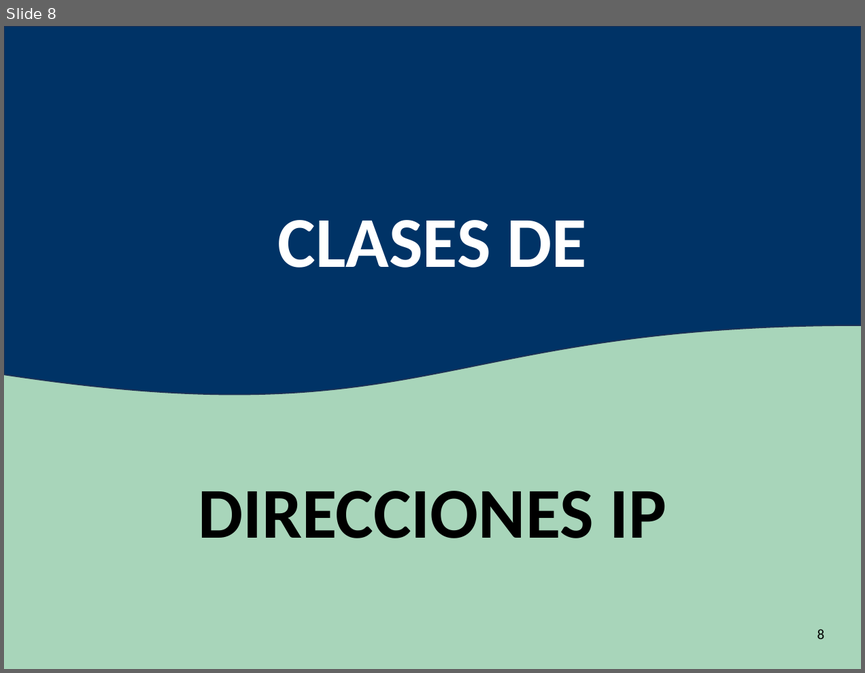
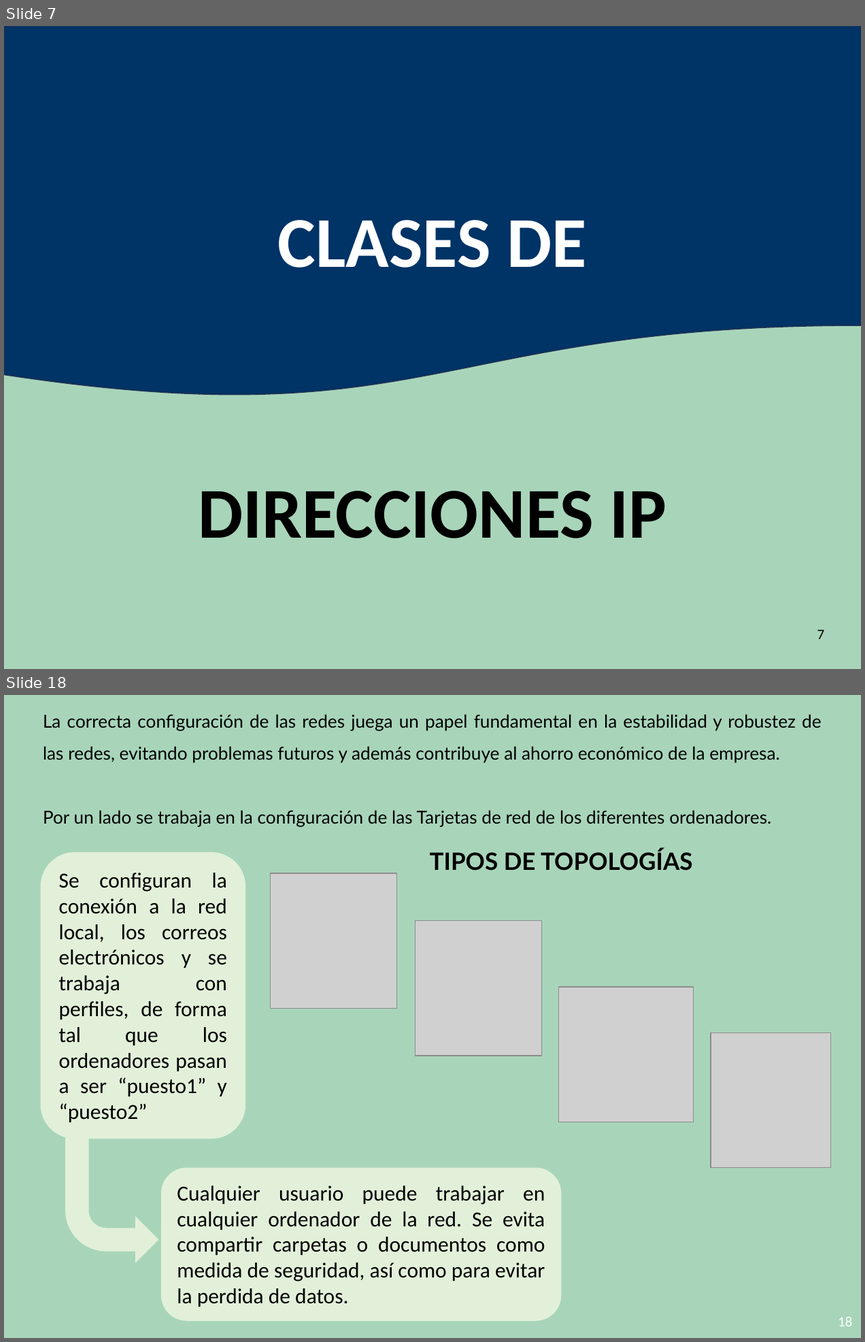
Before and after one commit to oloco2792/Universidad, a slide deck: REDES DE COMPUTADORA/UNIDAD X/UNIDAD X.pptx. Shown one above the other, each under a label of ours: slide 8 before the commit, slides 7 and 18 after it; the slides between them are not shown. The pictures are 865x673 and 865x1342 pixels, drawn with LibreOffice and Linux fonts; fonts in the diff are those of the drawing; grey boxes stand for pictures. Boxes give left, top, right and bottom in pixels: in the first picture for what was removed or moved away, otherwise in the second. Text is boxed around its words. In the diff, an @@ line names an element or a change of style, - is before the commit and + after.

```diff
--- a/REDES DE COMPUTADORA/UNIDAD X/UNIDAD X.pptx
+++ b/REDES DE COMPUTADORA/UNIDAD X/UNIDAD X.pptx
@@ slide 18 added at [4, 695, 861, 1338], background #A8D5BA @@
@@ text added at [43, 714, 821, 827], 15 pt, text #000000 @@
+La correcta configuración de las redes juega un papel fundamental en la estabilidad y robustez de las redes, evitando problemas futuros y además contribuye al ahorro económico de la empresa.
+Por un lado se trabaja en la configuración de las Tarjetas de red de los diferentes ordenadores.
@@ rounded rectangle added at [41, 852, 245, 1138], fill #E2F0D9, 18 pt, text #000000 @@
+Se configuran la conexión a la red local, los correos electrónicos y se trabaja con perfiles, de forma tal que los ordenadores pasan a ser “puesto1” y “puesto2”
@@ text added at [430, 849, 693, 870], 20 pt, text #000000, bold @@
+TIPOS DE TOPOLOGÍAS
@@ picture added at [271, 873, 397, 1008] @@
@@ picture added at [415, 920, 542, 1055] @@
@@ picture added at [558, 986, 693, 1121] @@
@@ picture added at [711, 1032, 831, 1167] @@
@@ bent arrow added at [66, 1129, 159, 1263], fill #E2F0D9 @@
@@ rounded rectangle added at [161, 1167, 561, 1321], fill #E2F0D9, 18 pt, text #000000 @@
+Cualquier usuario puede trabajar en cualquier ordenador de la red. Se evita compartir carpetas o documentos como medida de seguridad, así como para evitar la perdida de datos.
@@ page number added at [838, 1317, 852, 1326], 12 pt, text #FFFFFF @@
+18
@@ what was slide 8 is now slide 7 @@
@@ page number at [817, 629, 825, 639]: text changed @@
-8
+7
```
Also in this commit, not shown: 3 slides changed, 13 other slides added, 7 slides removed, 2 other files.
